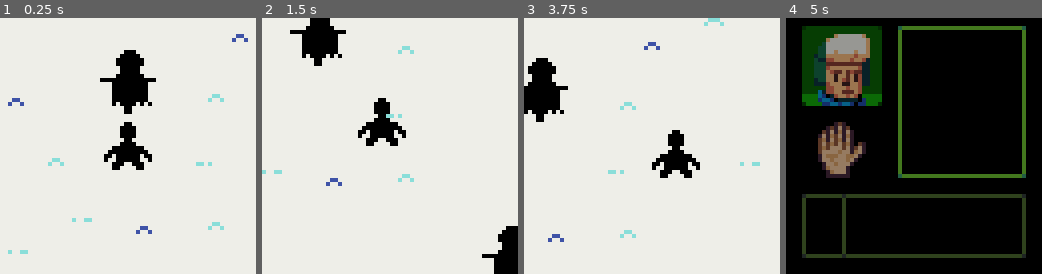
Above: before the commit, frames 1-4 (left to right).
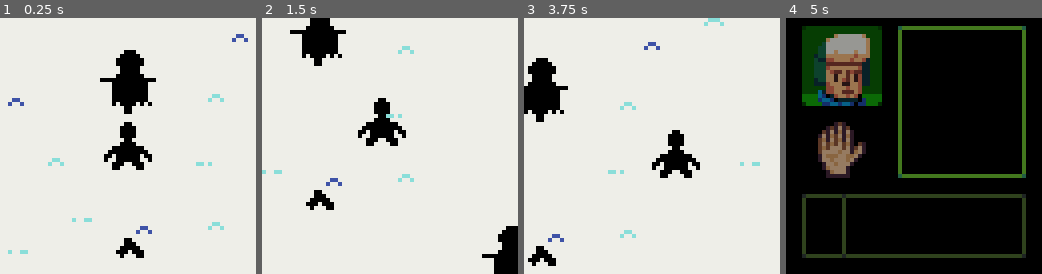
Above: after the commit, the same moments.

Repository: ItsSeaJay/LOWREZJAM2019
Game: Godot game, scene res://Game.tscn
Same seed, same stepped clock (60 frames per second), same inputs: the game is played once before the commit and once after it. Sound files missing from this copy of the repository are replaced by a short silence.
Inputs:
- Up to frame 1 (0.25 s): no input
- Up to frame 2 (1.5 s): tap Enter (ui_accept) at 0.5, 0.77 s; hold Right (move_right) 0.53-1.28 s; hold Z (combat_aim) 0.53-1.28 s; hold Down (move_down) from 1.28 s (still down); tap X (combat_attack) at 1.35 s
- Up to frame 3 (3.75 s): tap Enter (ui_accept) at 1.52, 3.02 s; release Down (move_down) at 2.03 s; hold Right (move_right) 2.03-2.78 s; hold Z (combat_aim) 2.03-2.78 s; hold Up (move_up) 2.78-3.53 s; tap X (combat_attack) at 2.85 s; hold Left (move_left) from 3.53 s (still down); hold Z (combat_aim) from 3.53 s (still down)
- Up to frame 4 (5 s): keep holding Left (move_left); tap Enter (ui_accept) at 3.77, 4.52 s; tap Escape (ui_cancel) at 4.15 s; release Z (combat_aim) at 4.28 s; tap X (combat_attack) at 4.35 s

The runs differ from the first frame. In frame 1, 0.5% of the frame differs, in the area x 45-57%, y 85-94%; in frame 2, 0.5%; in frame 3, 0.5%; in frame 4, nothing differs.

Commit message:
Add dialogue box to item pickups

Diff:
--- a/godot/Game.tscn
+++ b/godot/Game.tscn
@@ -1,9 +1,10 @@
-[gd_scene load_steps=6 format=2]
+[gd_scene load_steps=7 format=2]
 
 [ext_resource path="res://Game.gd" type="Script" id=1]
 [ext_resource path="res://tilesets/exterior/snow/exterior_snow.png" type="Texture" id=2]
 [ext_resource path="res://characters/player/Player.tscn" type="PackedScene" id=3]
 [ext_resource path="res://characters/enemies/scarecrow/Scarecrow.tscn" type="PackedScene" id=4]
+[ext_resource path="res://items/equipment/handgun/HandgunPickup.tscn" type="PackedScene" id=5]
 
 [sub_resource type="TileSet" id=1]
 0/name = "exterior_snow.png 0"
@@ -46,3 +47,8 @@
 
 [node name="Scarecrow3" parent="Characters" instance=ExtResource( 4 )]
 position = Vector2( 232, 96 )
+
+[node name="HandgunPickup" parent="." instance=ExtResource( 5 )]
+position = Vector2( 185.005, 81.8726 )
+
+[node name="DialogueLayer" type="CanvasLayer" parent="."]
--- a/godot/characters/player/Player.gd
+++ b/godot/characters/player/Player.gd
@@ -46,6 +46,13 @@
 		self.health = PlayerData.health
 
 	self.connect("died", self, "_on_death")
+
+func _process(delta):
+	# Allow the inventory screen to be opened by the player when the game isn't paused elsewhere
+	if Input.is_action_just_pressed("ui_cancel") and not inventory.animation_player.is_playing():
+		get_tree().paused = true
+
+		inventory.animation_player.play("open")
 
 func _physics_process(delta):
 	match(self.state):
--- a/godot/characters/player/Player.tscn
+++ b/godot/characters/player/Player.tscn
@@ -3,7 +3,6 @@
 [ext_resource path="res://characters/player/Player.gd" type="Script" id=1]
 [ext_resource path="res://characters/player/player.png" type="Texture" id=2]
 [ext_resource path="res://interface/screens/inventory/Inventory.tscn" type="PackedScene" id=3]
-
 
 [sub_resource type="CapsuleShape2D" id=1]
 radius = 3.69782
@@ -31,5 +30,3 @@
 
 [node name="Inventory" parent="Interface" instance=ExtResource( 3 )]
 visible = false
-
-[node name="Dialogue" type="CanvasLayer" parent="."]
--- /dev/null
+++ b/godot/interface/overlays/dialogue/DialogueBox.gd
@@ -0,0 +1,39 @@
+extends Control
+
+onready var label = $HBoxContainer/VBoxContainer/PanelContainer/TextContainer/Label
+onready var animation_player = $AnimationPlayer
+
+var metadata
+var text_raw
+var text_formatted
+var text_display_index = 0
+var text_scroll_speed = 4.0
+var cursor_position = 0.0
+
+func _ready():
+	self.connect("dismissed", self, "_on_dismissed")
+	get_tree().paused = true
+
+func _process(delta):
+	label.text = text_formatted[text_display_index].substr(0, self.cursor_position)
+	self.cursor_position = min(
+		self.cursor_position + (text_scroll_speed * delta),
+		self.text_formatted[self.text_display_index].length()
+	)
+
+	if text_display_index == text_formatted.size() - 1:
+		if Input.is_action_just_pressed("move_interact"):
+			self.dismiss()
+
+func dismiss():
+	get_tree().paused = false
+	queue_free()
+
+func set_text(text):
+	self.text_raw = text
+	self.text_formatted = format_text(text)
+
+func format_text(text) -> Array:
+	var display_list = [ text ]
+
+	return display_list
--- a/godot/interface/dialogue/DialogueBox.tscn
+++ b/godot/interface/overlays/dialogue/DialogueBox.tscn
@@ -1,24 +1,25 @@
-[gd_scene load_steps=9 format=2]
+[gd_scene load_steps=10 format=2]
 
-[ext_resource path="res://interface/dialogue/linear_gradient.png" type="Texture" id=1]
-[ext_resource path="res://fonts/little-conquest.ttf" type="DynamicFontData" id=2]
-[ext_resource path="res://interface/dialogue/dialogue_prompt.png" type="Texture" id=3]
+[ext_resource path="res://interface/overlays/dialogue/DialogueBox.gd" type="Script" id=1]
+[ext_resource path="res://interface/overlays/dialogue/linear_gradient.png" type="Texture" id=2]
+[ext_resource path="res://fonts/little-conquest.ttf" type="DynamicFontData" id=3]
+[ext_resource path="res://interface/overlays/dialogue/dialogue_prompt.png" type="Texture" id=4]
 
 [sub_resource type="Theme" id=1]
 
 [sub_resource type="StyleBoxTexture" id=2]
-texture = ExtResource( 1 )
+texture = ExtResource( 2 )
 region_rect = Rect2( 0, 0, 64, 64 )
 margin_left = 2.0
 margin_right = 2.0
 margin_top = 2.0
 margin_bottom = 2.0
 
-[sub_resource type="DynamicFont" id=5]
+[sub_resource type="DynamicFont" id=3]
 size = 8
-font_data = ExtResource( 2 )
+font_data = ExtResource( 3 )
 
-[sub_resource type="Shader" id=3]
+[sub_resource type="Shader" id=4]
 code = "shader_type canvas_item;
 
 uniform vec2 wave_size;
@@ -30,15 +31,17 @@
 	VERTEX +=  (wave_size * sin(TIME * wave_speed)) + wave_offset;
 }"
 
-[sub_resource type="ShaderMaterial" id=4]
-shader = SubResource( 3 )
+[sub_resource type="ShaderMaterial" id=5]
+shader = SubResource( 4 )
 shader_param/wave_size = Vector2( 0, 2 )
 shader_param/wave_offset = Vector2( 0, -1 )
 shader_param/wave_speed = 0.66
 
 [node name="DialogueBox" type="Control"]
+pause_mode = 2
 anchor_right = 1.0
 anchor_bottom = 1.0
+script = ExtResource( 1 )
 
 [node name="HBoxContainer" type="HBoxContainer" parent="."]
 anchor_right = 1.0
@@ -72,10 +75,8 @@
 
 [node name="Label" type="Label" parent="HBoxContainer/VBoxContainer/PanelContainer/TextContainer"]
 margin_right = 60.0
-margin_bottom = 27.0
-custom_fonts/font = SubResource( 5 )
-text = "Hey,  Discord!
-Take a look at my dialogue box!"
+margin_bottom = 7.0
+custom_fonts/font = SubResource( 3 )
 autowrap = true
 
 [node name="CursorContainer" type="HBoxContainer" parent="HBoxContainer/VBoxContainer/PanelContainer"]
@@ -89,14 +90,17 @@
 }
 
 [node name="VBoxContainer" type="VBoxContainer" parent="HBoxContainer/VBoxContainer/PanelContainer/CursorContainer"]
-margin_left = 55.0
+margin_left = 60.0
 margin_right = 60.0
 margin_bottom = 28.0
 alignment = 2
 
 [node name="TextureRect" type="TextureRect" parent="HBoxContainer/VBoxContainer/PanelContainer/CursorContainer/VBoxContainer"]
-material = SubResource( 4 )
+visible = false
+material = SubResource( 5 )
 margin_top = 23.0
 margin_right = 5.0
 margin_bottom = 28.0
-texture = ExtResource( 3 )
+texture = ExtResource( 4 )
+
+[node name="AnimationPlayer" type="AnimationPlayer" parent="."]
--- a/godot/interface/screens/inventory/Inventory.gd
+++ b/godot/interface/screens/inventory/Inventory.gd
@@ -2,7 +2,7 @@
 
 onready var item_listing = preload("res://interface/screens/inventory/item/ItemListing.tscn")
 
-onready var item_display = $ScrollContainer/VBoxContainer
+onready var item_display = $MarginContainer/PanelContainer/VBoxContainer/SecondaryContainer/PanelContainer/ScrollContainer/VBoxContainer
 onready var health_display = $MarginContainer/PanelContainer/VBoxContainer/PrimaryContainer/LeftContainer/HealthDisplay
 
 onready var animation_player = $AnimationPlayer
@@ -25,14 +25,11 @@
 		self.item_display.add_child(instance)
 
 func _process(delta):
-	# Allow the inventory screen to be opened and closed
+	# Ensure that the inventory screen can always be closed
 	if Input.is_action_just_pressed("ui_cancel") and not animation_player.is_playing():
-		get_tree().paused = not get_tree().paused
+		get_tree().paused = false
 
-		if not self.visible:
-			animation_player.play("open")
-		else:
-			animation_player.play("close")
+		animation_player.play("close")
 
 	if Input.is_action_just_pressed("ui_accept"):
 		player.damage(10)
@@ -49,9 +46,12 @@
 
 	for item in self.items:
 		var instance = self.item_listing.instance()
-		instance.get_node("Name").text = item["name"]
+		instance.get_node("Button").text = item["name"]
 
 		self.item_display.add_child(instance)
+
+func get_item_quanities():
+	pass
 
 func get_equipment():
 	return
@@ -61,3 +61,17 @@
 		self.items.append(metadata)
 
 	emit_signal("item_inserted")
+
+func get_item(path):
+	var file = File.new()
+
+	assert(file.file_exists(path))
+
+	file.open(path, file.READ)
+
+	var contents = file.get_as_text()
+	var json = JSON.parse(contents)
+
+	file.close()
+
+	return json.result
--- a/godot/interface/screens/inventory/Inventory.tscn
+++ b/godot/interface/screens/inventory/Inventory.tscn
@@ -3,15 +3,14 @@
 [ext_resource path="res://interface/screens/inventory/Inventory.gd" type="Script" id=1]
 [ext_resource path="res://interface/screens/inventory/inventory_screen_mockup.png" type="Texture" id=2]
 [ext_resource path="res://interface/screens/inventory/inventory_green_theme.tres" type="Theme" id=3]
-[ext_resource path="res://interface/screens/inventory/health_display/HealthDisplay.tscn" type="PackedScene" id=4]
-[ext_resource path="res://interface/screens/inventory/equipment_display/EquipmentDisplay.tscn" type="PackedScene" id=5]
+[ext_resource path="res://interface/screens/inventory/display/health/HealthDisplay.tscn" type="PackedScene" id=4]
+[ext_resource path="res://interface/screens/inventory/display/equipment/EquipmentDisplay.tscn" type="PackedScene" id=5]
 [ext_resource path="res://interface/screens/inventory/command_window.png" type="Texture" id=6]
 [ext_resource path="res://interface/screens/inventory/item/item_background.png" type="Texture" id=7]
 
-
 [sub_resource type="StyleBoxEmpty" id=1]
 
-[sub_resource type="StyleBoxTexture" id=3]
+[sub_resource type="StyleBoxTexture" id=2]
 texture = ExtResource( 6 )
 region_rect = Rect2( 0, 0, 32, 23 )
 margin_left = 2.0
@@ -210,7 +209,6 @@
 margin_bottom = 36.0
 
 [node name="SecondaryContainer" type="HBoxContainer" parent="MarginContainer/PanelContainer/VBoxContainer"]
-editor/display_folded = true
 margin_top = 42.0
 margin_right = 56.0
 margin_bottom = 58.0
--- a/godot/interface/screens/inventory/health_display/HealthDisplay.tscn
+++ b/godot/interface/screens/inventory/display/health/HealthDisplay.tscn
@@ -1,18 +1,17 @@
 [gd_scene load_steps=15 format=2]
 
 [ext_resource path="res://shaders/colour_mix/colour_mix.shader" type="Shader" id=1]
-[ext_resource path="res://interface/screens/inventory/health_display/health_display_background2.png" type="Texture" id=2]
-[ext_resource path="res://interface/screens/inventory/health_display/health_display_portrait.png" type="Texture" id=3]
-[ext_resource path="res://interface/screens/inventory/health_display/health_display_background1.png" type="Texture" id=4]
-[ext_resource path="res://interface/screens/inventory/health_display/health_display_background3.png" type="Texture" id=5]
-[ext_resource path="res://interface/screens/inventory/health_display/health_display_background4.png" type="Texture" id=6]
-[ext_resource path="res://interface/screens/inventory/health_display/health_display_background5.png" type="Texture" id=7]
-[ext_resource path="res://interface/screens/inventory/health_display/health_display_background6.png" type="Texture" id=8]
-[ext_resource path="res://interface/screens/inventory/health_display/health_display_background7.png" type="Texture" id=9]
-[ext_resource path="res://interface/screens/inventory/health_display/health_display_background8.png" type="Texture" id=10]
-[ext_resource path="res://interface/screens/inventory/health_display/health_display_background9.png" type="Texture" id=11]
-[ext_resource path="res://interface/screens/inventory/health_display/health_display_background10.png" type="Texture" id=12]
-
+[ext_resource path="res://interface/screens/inventory/display/health/health_display_background2.png" type="Texture" id=2]
+[ext_resource path="res://interface/screens/inventory/display/health/health_display_portrait.png" type="Texture" id=3]
+[ext_resource path="res://interface/screens/inventory/display/health/health_display_background1.png" type="Texture" id=4]
+[ext_resource path="res://interface/screens/inventory/display/health/health_display_background3.png" type="Texture" id=5]
+[ext_resource path="res://interface/screens/inventory/display/health/health_display_background4.png" type="Texture" id=6]
+[ext_resource path="res://interface/screens/inventory/display/health/health_display_background5.png" type="Texture" id=7]
+[ext_resource path="res://interface/screens/inventory/display/health/health_display_background6.png" type="Texture" id=8]
+[ext_resource path="res://interface/screens/inventory/display/health/health_display_background7.png" type="Texture" id=9]
+[ext_resource path="res://interface/screens/inventory/display/health/health_display_background8.png" type="Texture" id=10]
+[ext_resource path="res://interface/screens/inventory/display/health/health_display_background9.png" type="Texture" id=11]
+[ext_resource path="res://interface/screens/inventory/display/health/health_display_background10.png" type="Texture" id=12]
 
 [sub_resource type="ShaderMaterial" id=1]
 shader = ExtResource( 1 )
--- a/godot/items/Pickup.gd
+++ b/godot/items/Pickup.gd
@@ -1,13 +1,15 @@
 extends Node
 
-const item_table_path = "res://data/equipment.json"
 const Player = preload("res://characters/player/Player.gd")
+const DialogueBox = preload("res://interface/overlays/dialogue/DialogueBox.gd")
 
-export var tag = "unknown"
-export var quantity = 1
+export(String, FILE, "*.json") var json_file = "res://items/example/example.json"
+export(int) var quantity = 1
 
-onready var metadata = load_metadata()
+onready var metadata = load_metadata(json_file)
 onready var area = $Area2D
+onready var dialogue_box = preload("res://interface/overlays/dialogue/DialogueBox.tscn")
+onready var dialogue_layer = get_tree().root.get_node("/root/Game/DialogueLayer")
 
 var within_reach = false
 
@@ -32,21 +34,32 @@
 		self.within_reach = false
 
 func _on_pick_up():
+	var instance = self.dialogue_box.instance()
+
+	if self.quantity > 1:
+		instance.set_text("Got " + str(self.quantity) + " " + self.metadata["name"] + "s.")
+	else:
+		instance.set_text("Got " + self.metadata["name"] + ".")
+
+	dialogue_layer.add_child(instance)
+
 	self.queue_free()
 
 func pick_up(inventory):
 	inventory.insert_item(self.metadata, quantity)
 	emit_signal("picked_up")
 
-func load_metadata():
+func load_metadata(path):
 	var items = {}
 
 	var file = File.new()
-	file.open(item_table_path, file.READ)
 
-	var contents = file.get_as_text()
-	var json = JSON.parse(contents)
+	assert(file.file_exists(path))
+
+	file.open(path, file.READ)
+
+	var json = JSON.parse(file.get_as_text())
 
 	file.close()
 
-	return json.result[tag]
+	return json.result
--- a/godot/items/equipment/handgun/HandgunPickup.gd
+++ b/godot/items/equipment/handgun/HandgunPickup.gd
@@ -1,30 +1 @@
 extends "res://items/Pickup.gd"
-
-onready var area2d = $Area2D
-
-var tag = "handgun"
-var within_reach = false
-
-const Player = preload("res://characters/player/Player.gd")
-
-func _ready():
-	self.connect("picked_up", self, "_on_picked_up")
-	area2d.connect("body_entered", self, "_on_Area2D_body_entered")
-	area2d.connect("body_exited", self, "_on_Area2D_body_exited")
-
-func _process(delta):
-	if self.within_reach and Input.is_action_pressed("interact"):
-		pick_up(Player.items)
-
-func _on_Area2D_body_entered(body):
-	print(body)
-
-	if body is Player:
-		self.within_reach = true
-
-func _on_Area2D_body_exited(body):
-	if body is Player:
-		self.within_reach = false
-
-func _on_picked_up():
-	queue_free()
--- a/godot/items/equipment/handgun/HandgunPickup.tscn
+++ b/godot/items/equipment/handgun/HandgunPickup.tscn
@@ -7,7 +7,7 @@
 
 [node name="HandgunPickup" type="Node2D"]
 script = ExtResource( 1 )
-tag = "handgun"
+json_file = "res://items/equipment/handgun/handgun.json"
 
 [node name="Sprite" type="Sprite" parent="."]
 texture = ExtResource( 2 )
--- /dev/null
+++ b/godot/items/equipment/handgun/handgun.json
@@ -0,0 +1,21 @@
+{
+	"name": "Handgun",
+	"description": [
+		"A semi-automatic pistol.",
+		"Easy to handle, but not very powerful."
+	],
+	"range": 64.0,
+	"spread": 1.0,
+	"damage": {
+		"min": 25,
+		"max": 33
+	},
+	"clip": 8,
+	"transmission": "semi_automatic",
+	"cooldown": 0.5,
+	"heat": 0.0,
+	"icon": "res://items/equipment/pistol/handgun_icon.png",
+	"sounds": {
+		"attack": "res://items/equipment/pistol/shoot.wav"
+	}
+}
--- /dev/null
+++ b/godot/items/example/example.json
@@ -0,0 +1,8 @@
+{
+	"name": "Example",
+	"description": [
+		"An example item used for testing purposes.",
+		"How did you get this?"
+	],
+	"prototype": null
+}
Binary file added: godot/interface/overlays/dialogue/dialogue_prompt.png
Not shown, changed: godot/interface/overlays/dialogue/dialogue_prompt.png.import
Renamed: godot/interface/dialogue/linear_gradient.png -> godot/interface/overlays/dialogue/linear_gradient.png
Not shown, changed: godot/interface/overlays/dialogue/linear_gradient.png.import
Not shown: 6 places in godot/interface/screens/inventory/Inventory.tscn that only renumber resources
Renamed: godot/interface/screens/inventory/equipment_display/EquipmentDisplay.tscn -> godot/interface/screens/inventory/display/equipment/EquipmentDisplay.tscn
Renamed: godot/interface/screens/inventory/health_display/HealthDisplay.gd -> godot/interface/screens/inventory/display/health/HealthDisplay.gd
Renamed: godot/interface/screens/inventory/health_display/health_display_background1.png -> godot/interface/screens/inventory/display/health/health_display_background1.png
Not shown, changed: godot/interface/screens/inventory/display/health/health_display_background1.png.import
Renamed: godot/interface/screens/inventory/health_display/health_display_background10.png -> godot/interface/screens/inventory/display/health/health_display_background10.png
Not shown, changed: godot/interface/screens/inventory/display/health/health_display_background10.png.import
Renamed: godot/interface/screens/inventory/health_display/health_display_background2.png -> godot/interface/screens/inventory/display/health/health_display_background2.png
(and 17 more such lines)
